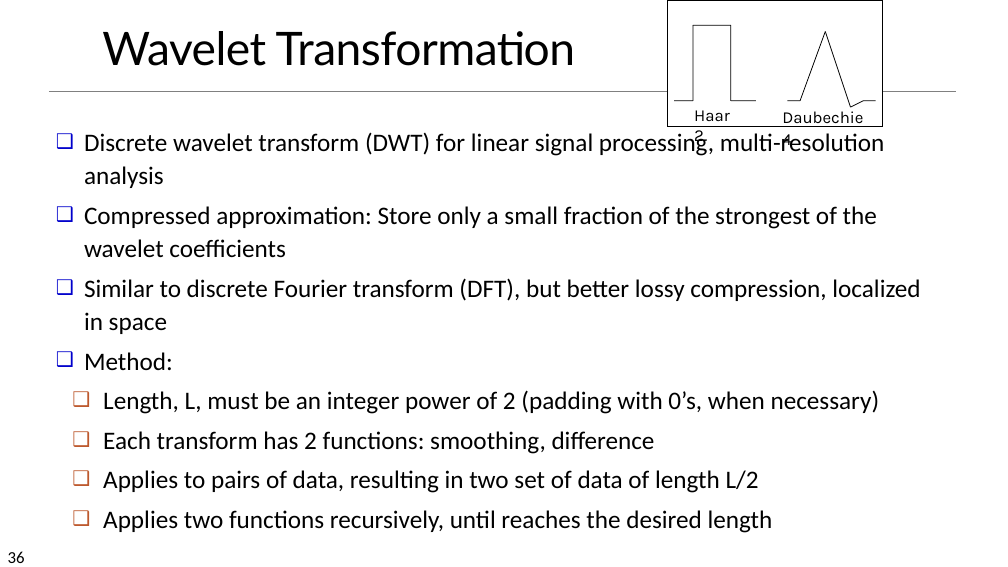
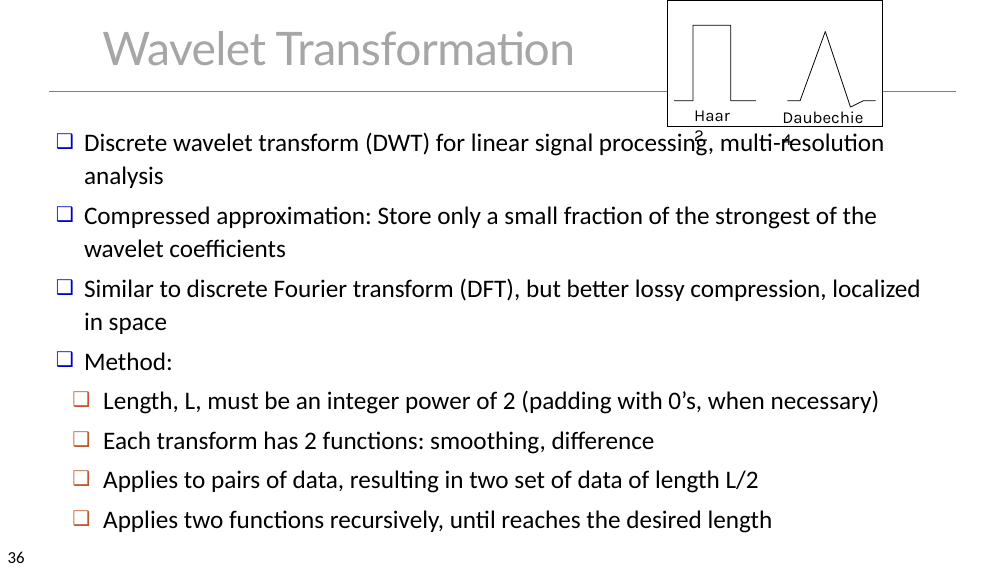
Before and after one commit to chriswjh/chriswjh.github.io, a slide deck: slide 36 of BDA_IFM/03Preprocessing.pptx. Drawn at 1008x567 pixels with LibreOffice and Linux fonts; fonts in the diff are those of the drawing. Boxes give left, top, right and bottom in pixels: in the first picture for what was removed or moved away, otherwise in the second. Text is boxed around its words. In the diff, an @@ line names an element or a change of style, - is before the commit and + after.

```diff
--- a/BDA_IFM/03Preprocessing.pptx
+++ b/BDA_IFM/03Preprocessing.pptx
@@ title "Wavelet Transformation" at [102, 31, 575, 65]: text colour #000000 to #A6A6A6 @@
```
